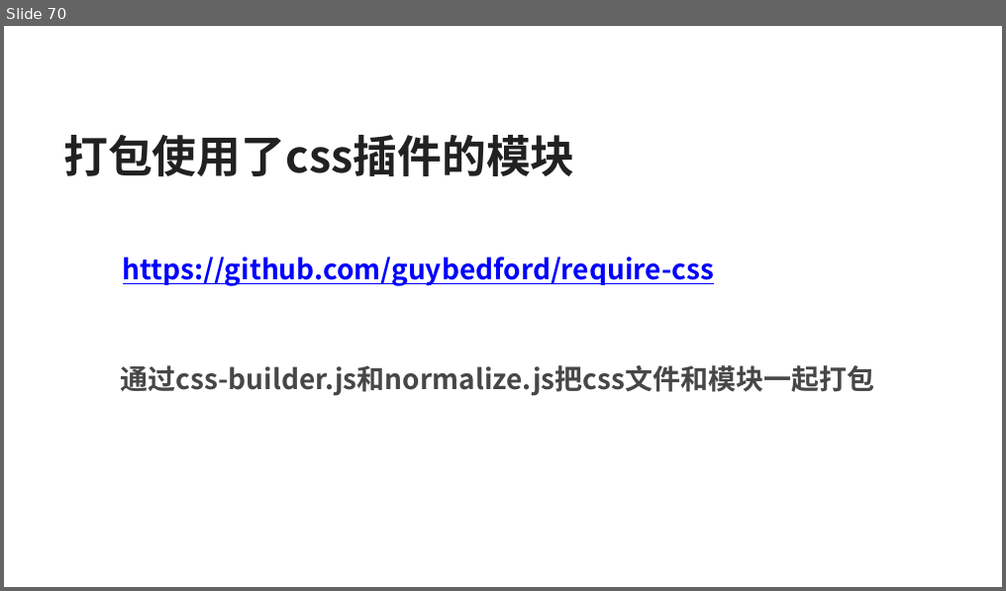
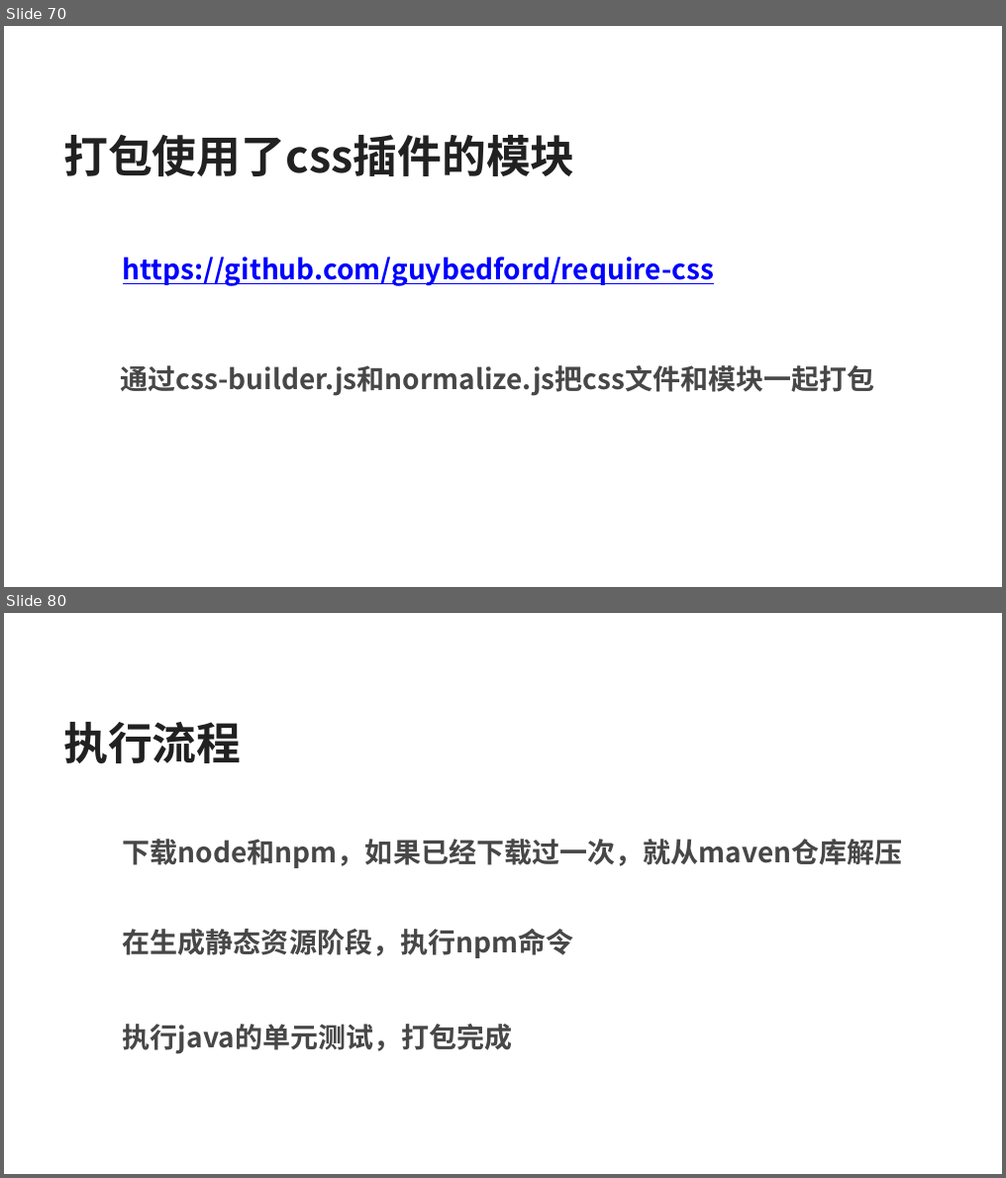
Before and after one commit to silvajs/lecturer, a slide deck: requirejs/doc/requirejs.pptx. Shown one above the other, each under a label of ours: slide 70 before the commit, slides 70 and 80 after it; the slides between them are not shown. The pictures are 1006x591 and 1006x1178 pixels, drawn with LibreOffice and Linux fonts; fonts in the diff are those of the drawing. Boxes give left, top, right and bottom in pixels: in the first picture for what was removed or moved away, otherwise in the second. Text is boxed around its words. In the diff, an @@ line names an element or a change of style, - is before the commit and + after.

```diff
--- a/requirejs/doc/requirejs.pptx
+++ b/requirejs/doc/requirejs.pptx
@@ slide 80 added at (4,613,1002,1174), background #FFFFFF @@
@@ text added at (63,722,241,763), 32 pt, text #212121, bold @@
+执行流程
@@ text added at (123,839,903,868), 20 pt, text #474747, bold @@
+  下载node和npm，如果已经下载过一次，就从maven仓库解压
@@ text added at (123,929,574,959), 20 pt, text #474747, bold @@
+  在生成静态资源阶段，执行npm命令
@@ text added at (123,1024,513,1055), 20 pt, text #474747, bold @@
+  执行java的单元测试，打包完成
```
Also in this commit, not shown: 11 other slides added, 4 other files.
